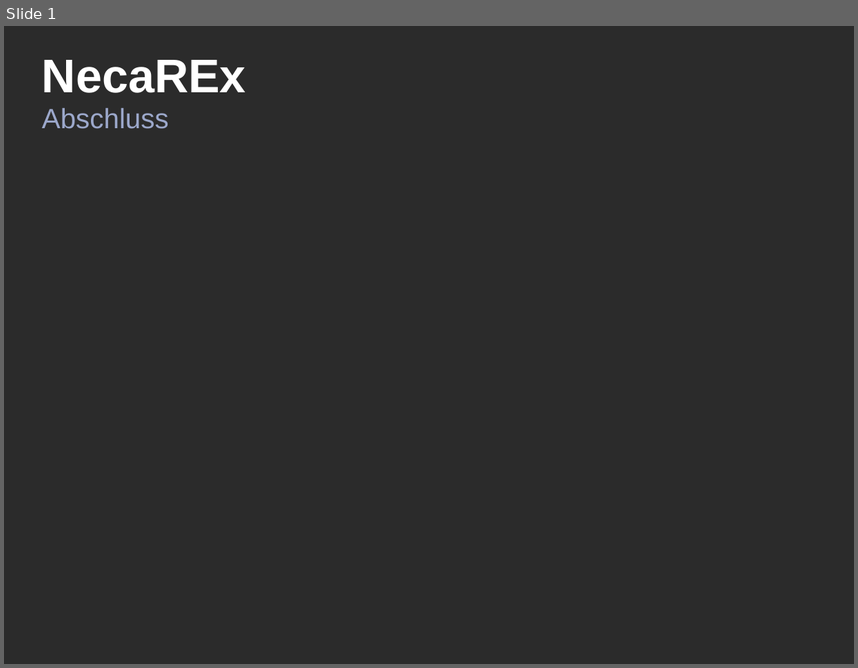
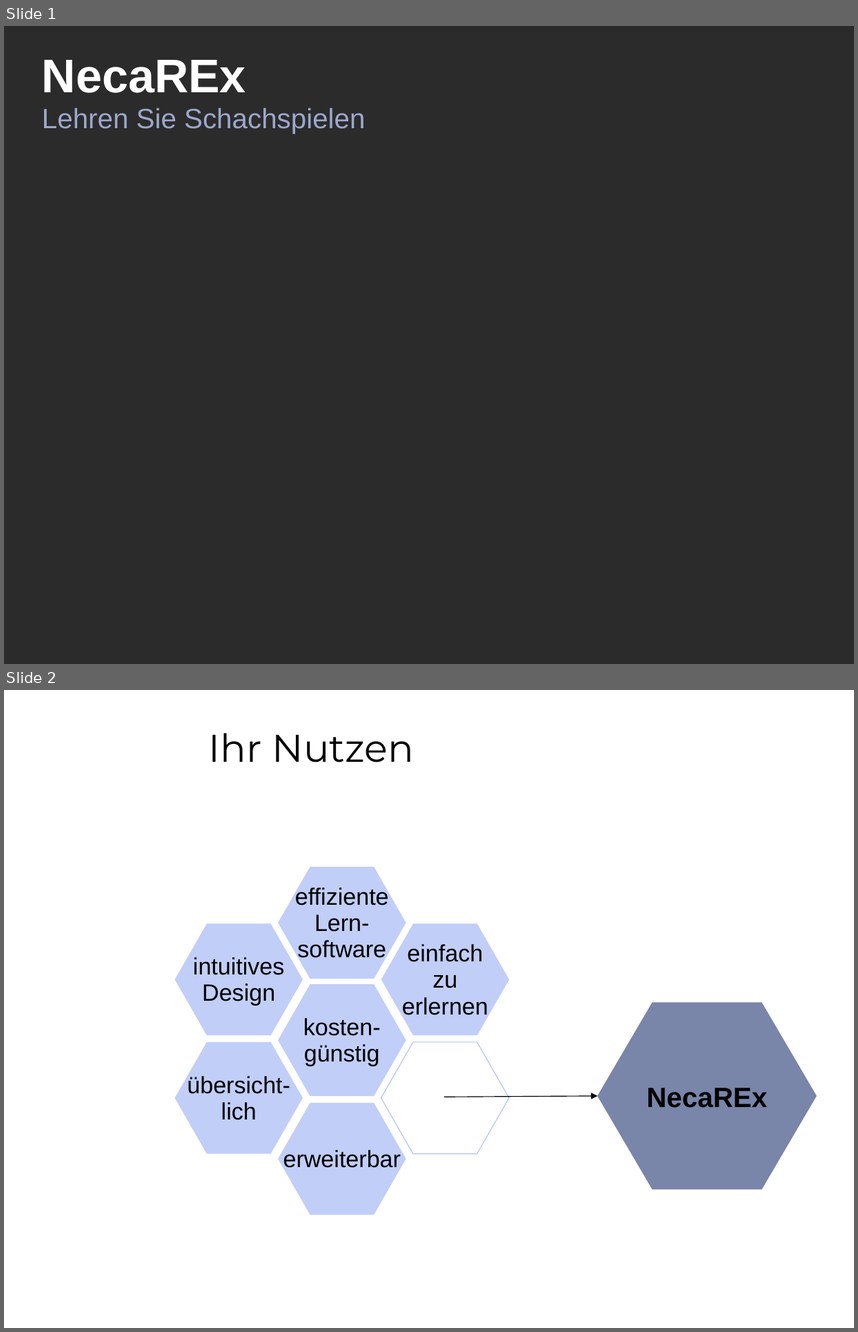
Before and after one commit to sprengmeister/IT10-t_SWE1_chess, a slide deck: Planung/04_Resultate/Resultate.pptx. Shown one above the other, each under a label of ours: slide 1 before the commit, slides 1 and 2 after it. The pictures are 858x668 and 858x1332 pixels, drawn with LibreOffice and Linux fonts; fonts in the diff are those of the drawing; background and template pictures are left out; a plain dark background stands for a picture behind light text. Boxes give left, top, right and bottom in pixels: in the first picture for what was removed or moved away, otherwise in the second. Text is boxed around its words. In the diff, an @@ line names an element or a change of style, - is before the commit and + after.

```diff
--- a/Planung/04_Resultate/Resultate.pptx
+++ b/Planung/04_Resultate/Resultate.pptx
@@ slide 2 added at [4, 690, 854, 1328], background picture (left out) @@
@@ text added at [209, 733, 414, 762], 36 pt, text #000000 @@
+Ihr Nutzen
@@ hexagon added at [278, 867, 406, 978], fill #B2C2F5 at 80% opacity, 22 pt, text #000000 @@
+effiziente
+Lern-
+software
@@ hexagon added at [175, 924, 303, 1036], fill #B2C2F5 at 80% opacity, 22 pt, text #000000 @@
+intuitives
+Design
@@ hexagon added at [381, 924, 509, 1036], fill #B2C2F5 at 80% opacity, 22 pt, text #000000 @@
+einfach
+zu
+erlernen
@@ hexagon added at [278, 984, 406, 1096], fill #B2C2F5 at 80% opacity, 22 pt, text #000000 @@
+kosten-
+günstig
@@ hexagon added at [598, 1003, 817, 1189], fill #7985A9, 26 pt, text #000000, bold @@
+NecaREx
@@ hexagon added at [175, 1042, 303, 1154], fill #B2C2F5 at 80% opacity, 22 pt, text #000000 @@
+übersicht-
+lich
@@ hexagon added at [381, 1042, 509, 1154], outline #B2C2F5 0.75 pt @@
@@ hexagon added at [278, 1103, 406, 1214], fill #B2C2F5 at 80% opacity, 22 pt, text #000000 @@
+erweiterbar
@@ arrow added from (444, 1096) to (598, 1096), #000000 0.75 pt @@
@@ slide 1 changed as well @@
@@ title at [42, 60, 365, 134]: text changed @@
-NecaREx
-Abschluss
+NecaREx
+Lehren Sie Schachspielen
```
Also in this commit, not shown: 2 other slides changed, 7 other slides added, 8 slides removed, 1 other file.
